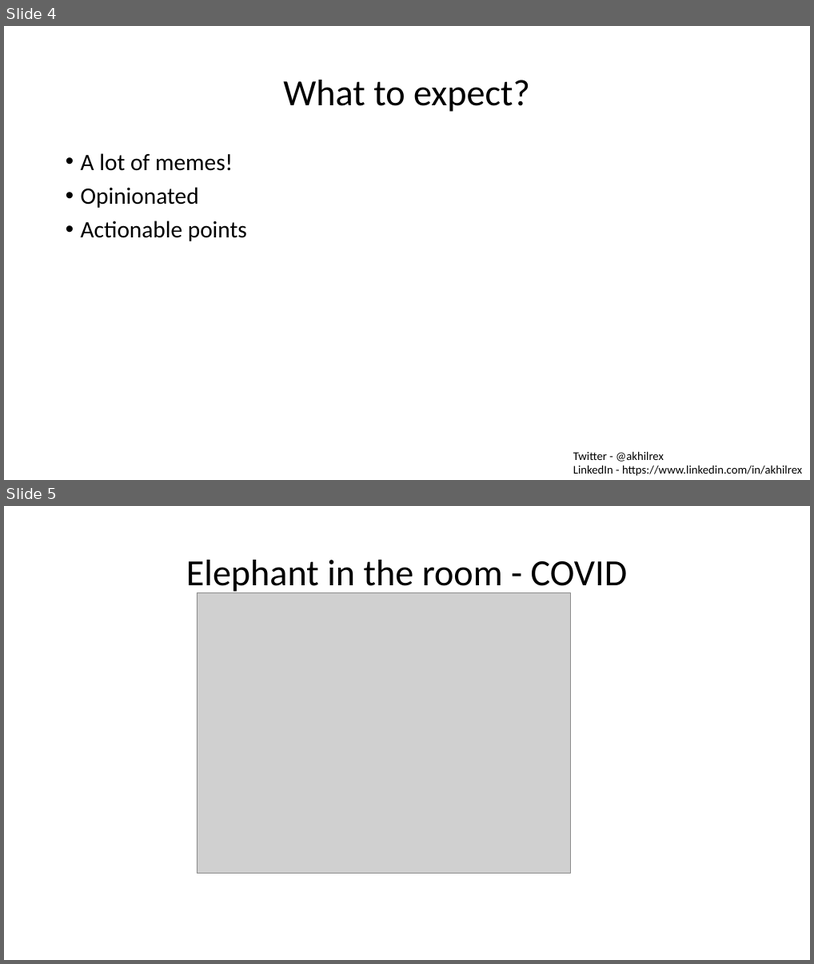
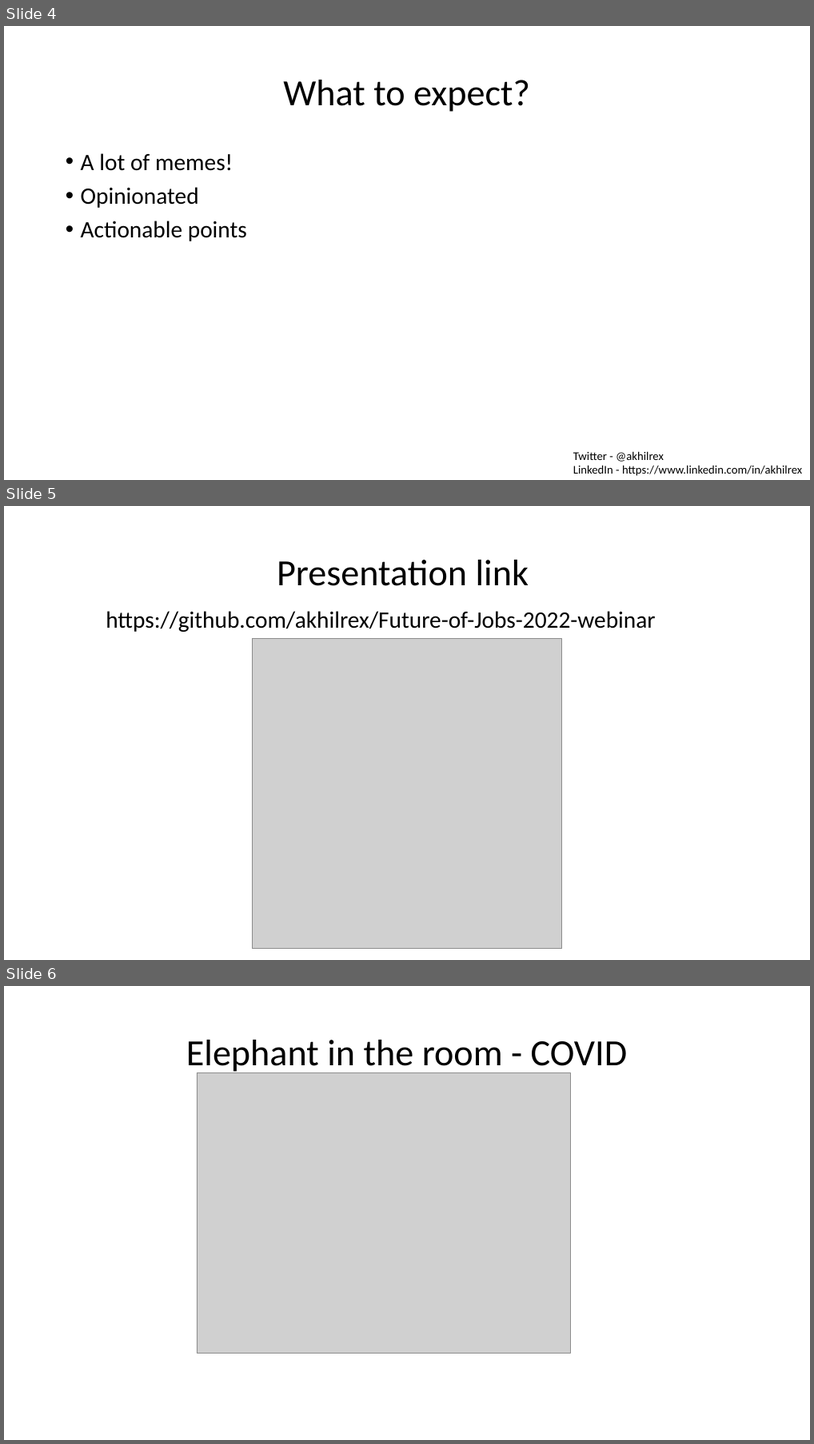
Before and after one commit to akhilrex/Future-of-Jobs-2022-webinar, a slide deck: Future of Jobs.pptx. Shown one above the other, each under a label of ours: slides 4 and 5 before the commit, slides 4, 5 and 6 after it. The pictures are 814x964 and 814x1444 pixels, drawn with LibreOffice and Linux fonts; fonts in the diff are those of the drawing; grey boxes stand for pictures. Boxes give left, top, right and bottom in pixels: in the first picture for what was removed or moved away, otherwise in the second. Text is boxed around its words. In the diff, an @@ line names an element or a change of style, - is before the commit and + after.

```diff
--- a/Future of Jobs.pptx
+++ b/Future of Jobs.pptx
@@ slide 5 added at <box>4,506,810,960</box>, background #FFFFFF @@
@@ title added at <box>277,560,529,586</box>, 44 pt, text #000000 @@
+Presentation link
@@ text added at <box>106,611,655,632</box>, 28 pt, text #000000 @@
+https://github.com/akhilrex/Future-of-Jobs-2022-webinar
@@ picture added at <box>253,639,562,948</box> @@
@@ what was slide 5 is now slide 6 @@
```
Also in this commit, not shown: 1 slide changed, 1 other slide added.
